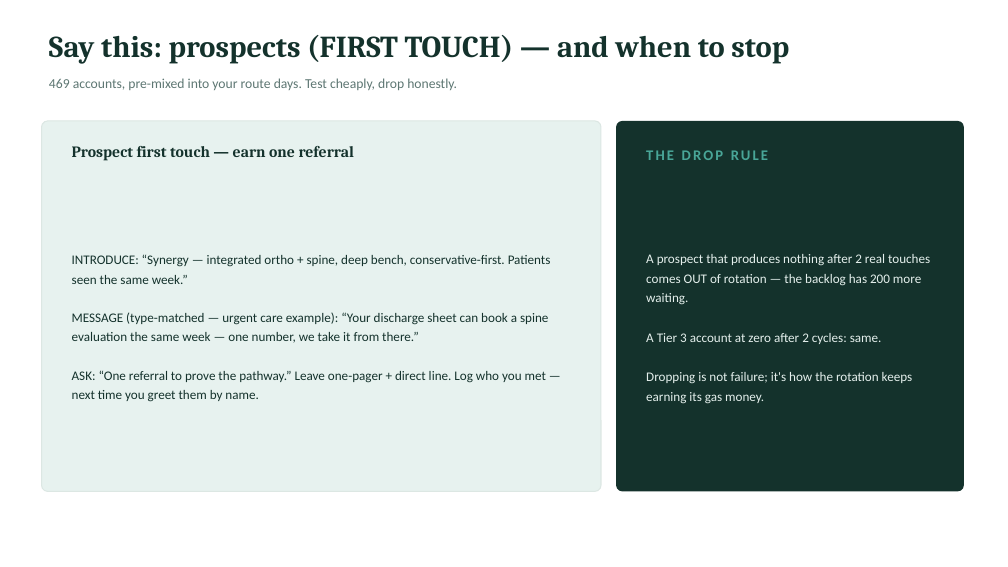
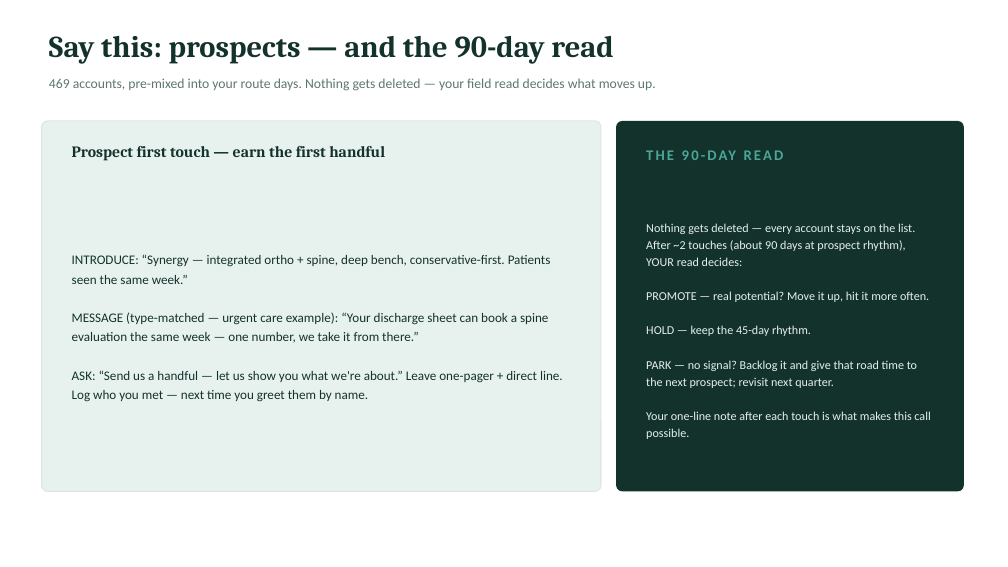
Before and after one commit to JosephAndrewMacLean/SHP, a slide deck: slide 8 of pm/kristen-share/SHP-Spine-Team-Rollout_Kristen_Jul22.pptx. Drawn at 1008x567 pixels with LibreOffice and Linux fonts; fonts in the diff are those of the drawing. Boxes give left, top, right and bottom in pixels: in the first picture for what was removed or moved away, otherwise in the second. Text is boxed around its words. In the diff, an @@ line names an element or a change of style, - is before the commit and + after.

```diff
--- a/pm/kristen-share/SHP-Spine-Team-Rollout_Kristen_Jul22.pptx
+++ b/pm/kristen-share/SHP-Spine-Team-Rollout_Kristen_Jul22.pptx
@@ text at [49, 36, 613, 64]: text changed @@
-Say this: prospects (FIRST TOUCH) — and when to stop
+Say this: prospects — and the 90-day read
@@ text at [49, 78, 656, 91]: text changed @@
-469 accounts, pre-mixed into your route days. Test cheaply, drop honestly.
+469 accounts, pre-mixed into your route days. Nothing gets deleted — your field read decides what moves up.
@@ text at [72, 146, 385, 161]: text changed @@
-Prospect first touch — earn one referral
+Prospect first touch — earn the first handful
@@ text at [646, 150, 768, 160]: text changed @@
-THE DROP RULE
+THE 90-DAY READ
@@ text at [646, 223, 930, 439]: text changed; size 12.5 to 11.5 pt @@
-A prospect that produces nothing after 2 real touches comes OUT of rotation — the backlog has 200 more waiting.
-A Tier 3 account at zero after 2 cycles: same.
-Dropping is not failure; it's how the rotation keeps earning its gas money.
+Nothing gets deleted — every account stays on the list. After ~2 touches (about 90 days at prospect rhythm), YOUR read decides:
+PROMOTE — real potential? Move it up, hit it more often.
+HOLD — keep the 45-day rhythm.
+PARK — no signal? Backlog it and give that road time to the next prospect; revisit next quarter.
+Your one-line note after each touch is what makes this call possible.
@@ text at [72, 370, 563, 402]: text changed @@
-ASK: “One referral to prove the pathway.” Leave one-pager + direct line. Log who you met — next time you greet them by name.
+ASK: “Send us a handful — let us show you what we're about.” Leave one-pager + direct line. Log who you met — next time you greet them by name.
```
Also in this commit, not shown: 1 other slide changed, 4 other files.
